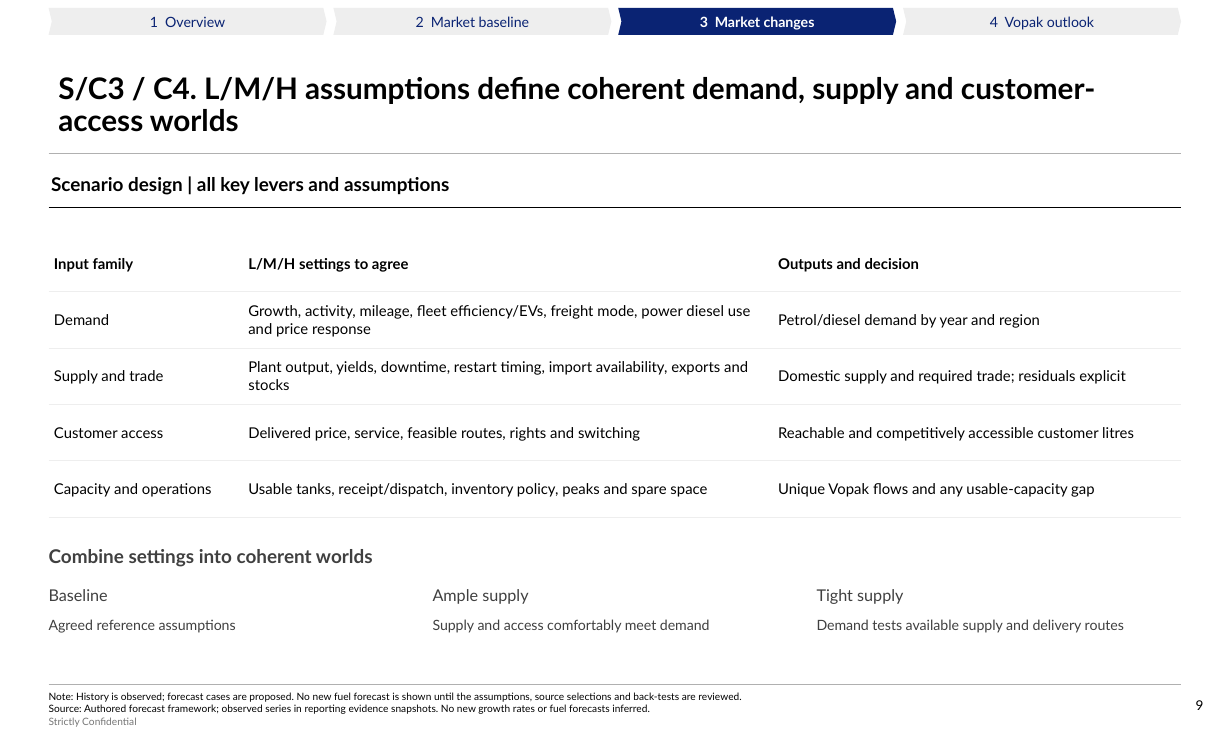
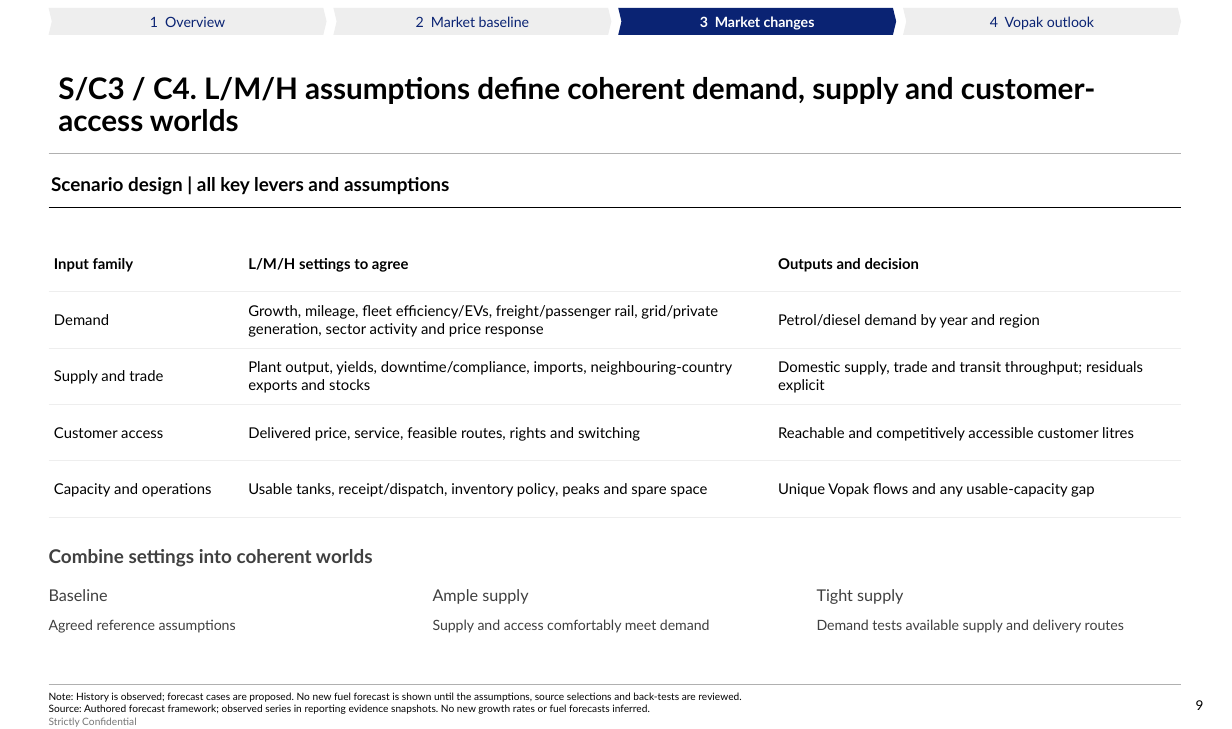
Before and after one commit to Africa-International-Advisors/liquid_fuels_model, a slide deck: slide 9 of pptx/output/delivered/Vopak_Week1_Convergence_2026_10_06.pptx. Drawn at 1232x729 pixels with LibreOffice and Linux fonts; fonts in the diff are those of the drawing; background and template pictures are left out. Boxes give left, top, right and bottom in pixels: in the first picture for what was removed or moved away, otherwise in the second. Text is boxed around its words. In the diff, an @@ line names an element or a change of style, - is before the commit and + after.

```diff
--- a/pptx/output/delivered/Vopak_Week1_Convergence_2026_10_06.pptx
+++ b/pptx/output/delivered/Vopak_Week1_Convergence_2026_10_06.pptx
@@ table at <box>49,235,1181,517</box> @@
-row 2, column 2: Growth, activity, mileage, fleet efficiency/EVs, freight mode, power diesel use and price response
+row 2, column 2: Growth, mileage, fleet efficiency/EVs, freight/passenger rail, grid/private generation, sector activity and price response
-row 3, column 2: Plant output, yields, downtime, restart timing, import availability, exports and stocks
+row 3, column 2: Plant output, yields, downtime/compliance, imports, neighbouring-country exports and stocks
-row 3, column 3: Domestic supply and required trade; residuals explicit
+row 3, column 3: Domestic supply, trade and transit throughput; residuals explicit
```
Also in this commit, not shown: 9 other slides changed, 9 other files.
